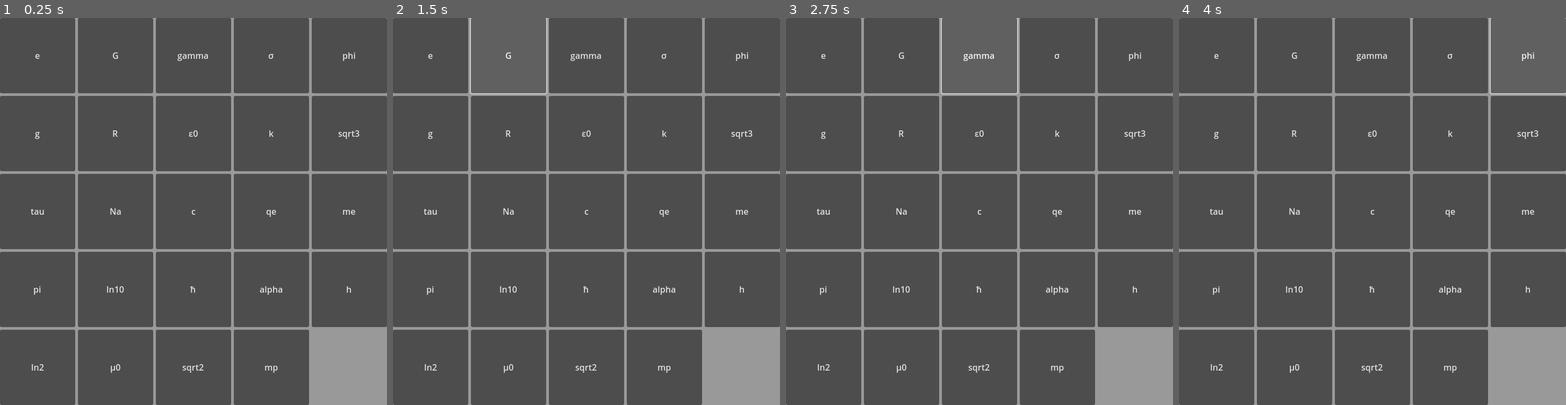
Above: before the commit, frames 1-4 (left to right).
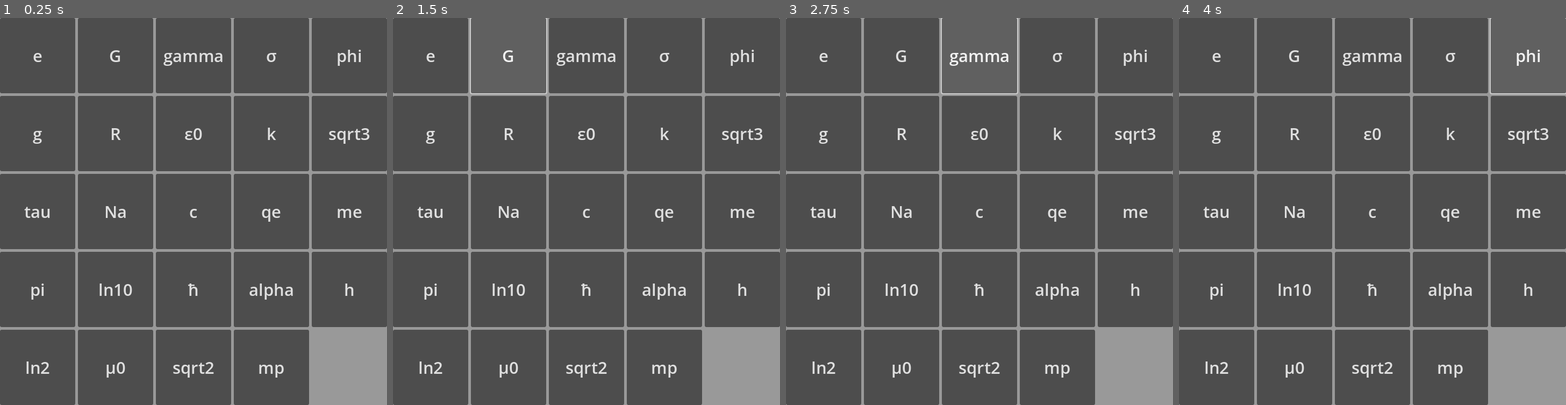
Above: after the commit, the same moments.

Repository: nornaro/InSlider
Game: Godot game, scene res://control.tscn
Two runs of this game, one before a commit and one after it. Both use one fixed random seed, a clock stepped at 60 frames per second and the inputs below.
Inputs:
- Up to frame 1 (0.25 s): no input
- Up to frame 2 (1.5 s): click "e" at 0.5 s; click "G" at 1.25 s
- Up to frame 3 (2.75 s): click "gamma" at 2 s
- Up to frame 4 (4 s): click "σ" at 2.75 s; click "phi" at 3.5 s

The runs differ from the first frame. In frame 1, 2.0% of the frame differs, in the area x 6-96%, y 8-93%; in frame 2, 2.0%; in frame 3, 2.0%; in frame 4, 2.0%.

Commit message:
nocomment

Diff:
--- /dev/null
+++ b/2do.gd
@@ -0,0 +1,5 @@
+extends Node
+
+#Tutorial
+#Demo video
+#Music not working
--- /dev/null
+++ b/ColorBg.gd
@@ -0,0 +1,5 @@
+extends Panel
+
+func _ready() -> void:
+	size = %ColorPicker.size
+	position = %ColorPicker.position
--- a/color_picker.gd
+++ b/color_picker.gd
@@ -1,4 +1,4 @@
 extends ColorPicker
 
 func _on_color_changed(c: Color) -> void:
-	$"../Panel".self_modulate = c
+	$"../../Panel".self_modulate = c
--- a/control.tscn
+++ b/control.tscn
@@ -15,6 +15,7 @@
 [ext_resource type="AudioStream" uid="uid://dq8u4et7uv5l7" path="res://swoosh.mp3" id="8_sky72"]
 [ext_resource type="Script" uid="uid://dkhkwq486o6wc" path="res://move.gd" id="9_0ytqx"]
 [ext_resource type="Script" uid="uid://b1ijrue340lg1" path="res://warning.gd" id="9_eh0v1"]
+[ext_resource type="Script" uid="uid://jjb6fn4wm88q" path="res://2do.gd" id="16_xvdhi"]
 
 [sub_resource type="StyleBoxFlat" id="StyleBoxFlat_iy58a"]
 
@@ -33,6 +34,17 @@
 corner_radius_bottom_right = 10
 corner_radius_bottom_left = 10
 
+[sub_resource type="Theme" id="Theme_knq72"]
+
+[sub_resource type="StyleBoxFlat" id="StyleBoxFlat_pi4e7"]
+bg_color = Color(0.113725, 0, 0, 1)
+
+[sub_resource type="StyleBoxFlat" id="StyleBoxFlat_oq4si"]
+bg_color = Color(0.677376, 0.605125, 0.0999637, 1)
+
+[sub_resource type="StyleBoxFlat" id="StyleBoxFlat_m4egf"]
+bg_color = Color(1, 0.236443, 0.674463, 1)
+
 [node name="Control" type="Control"]
 layout_mode = 3
 anchors_preset = 15
@@ -71,6 +83,7 @@
 layout_mode = 2
 theme_override_styles/normal = SubResource("StyleBoxFlat_g31lc")
 text = "1"
+clip_text = true
 icon_alignment = 1
 
 [node name="Menu" type="Control" parent="."]
@@ -107,6 +120,15 @@
 [node name="Lines" type="VBoxContainer" parent="Menu/Center"]
 layout_mode = 2
 
+[node name="Tutorial" type="HBoxContainer" parent="Menu/Center/Lines"]
+unique_name_in_owner = true
+layout_mode = 2
+alignment = 1
+
+[node name="Button" type="Button" parent="Menu/Center/Lines/Tutorial"]
+layout_mode = 2
+text = "Start Tutorial"
+
 [node name="Color" type="HBoxContainer" parent="Menu/Center/Lines"]
 layout_mode = 2
 
@@ -130,6 +152,7 @@
 [node name="Label" type="Label" parent="Menu/Center/Lines/Size"]
 layout_mode = 2
 size_flags_horizontal = 3
+theme_override_font_sizes/font_size = 0
 text = "Size"
 vertical_alignment = 1
 
@@ -138,7 +161,8 @@
 layout_mode = 2
 size_flags_horizontal = 3
 tooltip_text = "Grid size will be size*size"
-placeholder_text = "1"
+text = "2"
+placeholder_text = "2"
 
 [node name="Volume" type="HBoxContainer" parent="Menu/Center/Lines"]
 unique_name_in_owner = true
@@ -203,6 +227,8 @@
 [node name="BGM" type="AudioStreamPlayer" parent="Menu/Center/Lines/BGM"]
 unique_name_in_owner = true
 stream = ExtResource("6_knq72")
+autoplay = true
+parameters/looping = false
 
 [node name="Type" type="HBoxContainer" parent="Menu/Center/Lines"]
 unique_name_in_owner = true
@@ -211,6 +237,7 @@
 [node name="Label" type="Label" parent="Menu/Center/Lines/Type"]
 layout_mode = 2
 size_flags_horizontal = 3
+theme = SubResource("Theme_knq72")
 text = "Type"
 vertical_alignment = 1
 
@@ -267,7 +294,6 @@
 layout_mode = 2
 size_flags_horizontal = 3
 alignment = 1
-selected = 3
 
 [node name="Separator" type="Control" parent="Menu/Center/Lines"]
 custom_minimum_size = Vector2(0, 35)
@@ -350,17 +376,28 @@
 layout_mode = 2
 text = "I Acknowledge"
 
-[node name="ColorPicker" type="ColorPicker" parent="."]
+[node name="ColorPicker" type="Panel" parent="."]
 unique_name_in_owner = true
 visible = false
+custom_minimum_size = Vector2(0, 600)
 layout_mode = 2
 offset_left = 372.0
-offset_top = 50.0
-offset_right = 670.0
-offset_bottom = 622.0
+offset_top = 30.0
+offset_right = 672.0
+offset_bottom = 640.0
+grow_horizontal = 2
+grow_vertical = 2
+theme_override_styles/panel = SubResource("StyleBoxFlat_pi4e7")
+
+[node name="ColorPicker" type="ColorPicker" parent="ColorPicker"]
+layout_mode = 2
+offset_right = 298.0
+offset_bottom = 607.0
+theme_override_styles/tab_unselected = SubResource("StyleBoxFlat_oq4si")
+theme_override_styles/tab_selected = SubResource("StyleBoxFlat_m4egf")
 script = ExtResource("7_iy58a")
 
-[node name="Button" type="Button" parent="ColorPicker"]
+[node name="Button" type="Button" parent="ColorPicker/ColorPicker"]
 layout_mode = 2
 text = "OK"
 script = ExtResource("3_fj5cn")
@@ -371,9 +408,13 @@
 volume_db = -25.0
 script = ExtResource("9_0ytqx")
 
+[node name="2DO" type="Node" parent="."]
+script = ExtResource("16_xvdhi")
+
 [connection signal="pressed" from="Menu/Center/Lines/Color/Button" to="Menu/Center/Lines/Color/Button" method="_on_pressed"]
 [connection signal="toggled" from="Menu/Center/Lines/Volume/HBoxContainer/Unlock" to="Menu/Center/Lines/Volume" method="_on_unlock_toggled"]
 [connection signal="changed" from="Menu/Center/Lines/Volume/HSlider" to="Menu/Center/Lines/Volume" method="_on_h_slider_changed"]
+[connection signal="value_changed" from="Menu/Center/Lines/Volume/HSlider" to="Menu/Center/Lines/Volume" method="_on_h_slider_value_changed"]
 [connection signal="text_changed" from="Menu/Center/Lines/Volume/TextEdit" to="Menu/Center/Lines/Volume" method="_on_text_edit_text_changed"]
 [connection signal="item_selected" from="Menu/Center/Lines/BGM/OptionButton" to="Menu/Center/Lines/BGM" method="_on_option_button_item_selected"]
 [connection signal="pressed" from="Menu/Center/Lines/Controls/Cancel" to="Menu/Center/Lines/Controls/Cancel" method="_on_pressed"]
@@ -381,5 +422,5 @@
 [connection signal="pressed" from="Menu/Center/Lines/Controls/Save" to="Menu/Center/Lines/Controls/Save" method="_on_pressed"]
 [connection signal="pressed" from="Menu/Center/Lines/Controls/Ok" to="Menu/Center/Lines/Controls/Ok" method="_on_pressed"]
 [connection signal="pressed" from="Menu/Warning/HBoxContainer/Button" to="Menu/Warning" method="_on_button_pressed"]
-[connection signal="color_changed" from="ColorPicker" to="ColorPicker" method="_on_color_changed"]
-[connection signal="pressed" from="ColorPicker/Button" to="ColorPicker/Button" method="_on_pressed"]
+[connection signal="color_changed" from="ColorPicker/ColorPicker" to="ColorPicker/ColorPicker" method="_on_color_changed"]
+[connection signal="pressed" from="ColorPicker/ColorPicker/Button" to="ColorPicker/ColorPicker/Button" method="_on_pressed"]
--- a/grid_container.gd
+++ b/grid_container.gd
@@ -32,7 +32,7 @@
 				count = Global.size * Global.size - 1
 				extreme(count)
 	if type_button.selected == 1:
-		var max_size: int = 16 if Global.difficulty <= 1 else 256
+		var max_size: int = 16
 
 		Global.size = clamp(Global.size, 1, max_size)
 		columns = Global.size
@@ -62,84 +62,68 @@
 	menu.size_flags_vertical = Control.SIZE_EXPAND_FILL
 	menu_index = menu.get_index()
 
+func _create_btn(text := "", tooltip := "", name := "", color := Color(1, 1, 1), stylebox := false) -> void:
+	var btn := Button.new()
+	btn.set("theme_override_font_sizes/font_size", 100/sqrt(Global.size*2))
+	add_child(btn)
+	btn.text = text
+	btn.tooltip_text = tooltip
+	btn.name = name
+	btn.modulate = color
+	btn.size_flags_horizontal = Control.SIZE_EXPAND_FILL
+	btn.size_flags_vertical = Control.SIZE_EXPAND_FILL
+	if stylebox:
+		btn.add_theme_stylebox_override("normal", StyleBoxFlat.new())
+
 func demo(count: int) -> void:
-	for i in range(count):
-		var btn: Button = Button.new()
-		add_child(btn)
-		btn.text = str(i + 1)
-		btn.name = btn.text
-		btn.modulate = Color(1, 1, 1)
-		btn.size_flags_horizontal = Control.SIZE_EXPAND_FILL
-		btn.size_flags_vertical = Control.SIZE_EXPAND_FILL
+	for i in count:
+		var label := str(i + 1)
+		_create_btn(label, "", label)
 
 func hard(count: int) -> void:
 	var values: Array[float] = []
 	while values.size() < count:
-		var num: float = snapped(randf_range(0.1, 9999.9), 0.01)
-		var str_num: String = str(num).rstrip("0").rstrip(".")
-		if str_num.length() <= 4:
-			values.append(num)
+		var num:float = snapped(randf_range(0.1, 9999.9), 0.01)
+		var str_num := str(num).rstrip("0").rstrip(".")
+		if str_num.length() > 4:
+			continue
+		values.append(num)
 	values.sort()
 	for num in values:
-		var btn: Button = Button.new()
-		add_child(btn)
-		var label: String = str(num).rstrip("0").rstrip(".")
-		btn.text = label
-		btn.name = label
-		btn.modulate = Color(1, 1, 1)
-		btn.size_flags_horizontal = Control.SIZE_EXPAND_FILL
-		btn.size_flags_vertical = Control.SIZE_EXPAND_FILL
+		var label := str(num).rstrip("0").rstrip(".")
+		_create_btn(label, "", label)
 
 func extreme(count: int) -> void:
-	var selected: Array = Global.lang[Global.local].slice(0, min(count, Global.lang[Global.local].size()))
-	for c:Dictionary in selected:
-		var btn: Button = Button.new()
-		add_child(btn)
-		btn.text = c["name"]
-		btn.name = c["name"]
-		btn.tooltip_text = "%s\n%s\n%s" % [c["name"], c["value"], c["desc"]]
-		btn.modulate = Color(1, 1, 1)
-		btn.size_flags_horizontal = Control.SIZE_EXPAND_FILL
-		btn.size_flags_vertical = Control.SIZE_EXPAND_FILL
+	var lang:Array = Global.lang[Global.local]
+	var selected := lang.slice(0, min(count, lang.size()))
+	for c: Dictionary in selected:
+		var name:String = c["name"]
+		var tooltip := "%s\n%s\n%s" % [name, c["value"], c["desc"]]
+		_create_btn(name, tooltip, name)
 
 func demo_colors(count: int) -> void:
-	var colors: Array[Color] = _generate_demo_colors(count)
-	for i in range(count):
-		var btn: Button = Button.new()
-		add_child(btn)
-		btn.add_theme_stylebox_override("normal", StyleBoxFlat.new())
-		btn.text = ""
-		btn.tooltip_text = str(colors[i].linear_to_srgb())
-		btn.name = str(colors[i].r+colors[i].b+colors[i].g)
-		btn.modulate = colors[i]
-		btn.size_flags_horizontal = Control.SIZE_EXPAND_FILL
-		btn.size_flags_vertical = Control.SIZE_EXPAND_FILL
+	var colors := _generate_demo_colors(count)
+	for i in count:
+		var color := colors[i]
+		var tooltip := str(color.linear_to_srgb())
+		var name := str(color.r + color.g + color.b)
+		_create_btn("", tooltip, name, color, true)
 
 func hard_colors(count: int) -> void:
-	var colors: Array[Color] = _generate_hard_colors(count)
-	for i in range(count):
-		var btn: Button = Button.new()
-		add_child(btn)
-		btn.add_theme_stylebox_override("normal", StyleBoxFlat.new())
-		btn.text = ""
-		btn.tooltip_text = str(colors[i])
-		btn.name = str(colors[i].r+colors[i].b+colors[i].g)
-		btn.modulate = colors[i]
-		btn.size_flags_horizontal = Control.SIZE_EXPAND_FILL
-		btn.size_flags_vertical = Control.SIZE_EXPAND_FILL
+	var colors := _generate_hard_colors(count)
+	for i in count:
+		var color := colors[i]
+		var tooltip := str(color)
+		var name := str(color.r + color.g + color.b)
+		_create_btn("", tooltip, name, color, true)
 
 func extreme_colors(count: int) -> void:
-	var colors: Array[Color] = _generate_extreme_colors(count)
-	for i in range(count):
-		var btn: Button = Button.new()
-		add_child(btn)
-		btn.add_theme_stylebox_override("normal", StyleBoxFlat.new())
-		btn.text = ""
-		btn.tooltip_text = str(colors[i])
-		btn.name = str(colors[i].r+colors[i].b+colors[i].g)
-		btn.modulate = colors[i]
-		btn.size_flags_horizontal = Control.SIZE_EXPAND_FILL
-		btn.size_flags_vertical = Control.SIZE_EXPAND_FILL
+	var colors := _generate_extreme_colors(count)
+	for i in count:
+		var color := colors[i]
+		var tooltip := str(color)
+		var name := str(color.r + color.g + color.b)
+		_create_btn("", tooltip, name, color, true)
 
 func _generate_demo_colors(count: int) -> Array[Color]:
 	var c:Color
--- /dev/null
+++ b/node.gd
@@ -0,0 +1 @@
+extends Node
--- a/volume.gd
+++ b/volume.gd
@@ -9,12 +9,6 @@
 		return
 	$TextEdit.hide()
 	$HSlider.show()
-
-func _on_h_slider_changed() -> void:
-	vol = float($HSlider.value)
-	%Move.volume_linear = vol
-	%BGM.volume_linear = vol
-	$TextEdit.text = str(vol)
 
 func _on_text_edit_text_changed() -> void:
 	vol = float($TextEdit.text)
@@ -32,3 +26,9 @@
 	%Move.volume_linear = 0.0
 	%BGM.volume_linear = 0.0
 	muted = true
+
+func _on_h_slider_value_changed(value: float) -> void:
+	vol = float($HSlider.value/100)
+	%Move.volume_linear = vol
+	%BGM.volume_linear = vol
+	$TextEdit.text = str(vol)
Not shown, added: 2do.gd.uid
Not shown, added: ColorBg.gd.uid
Not shown: 1 places in control.tscn that only renumber resources
Not shown, changed: export_presets.cfg
Not shown, added: node.gd.uid
Not shown, changed: docs/InSlider.html
Not shown, changed: docs/InSlider.pck
Not shown, changed: docs/InSlider.service.worker.js
